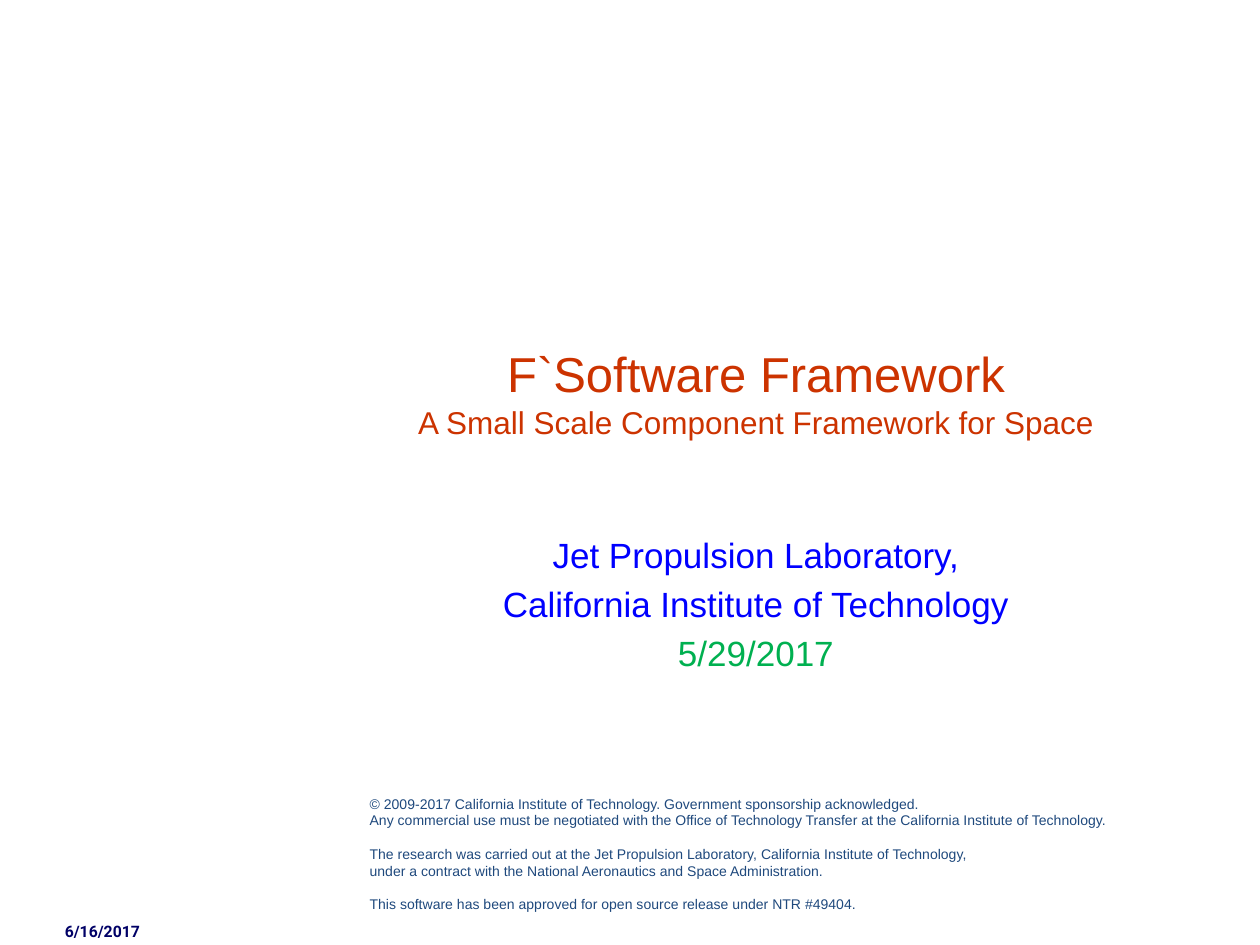
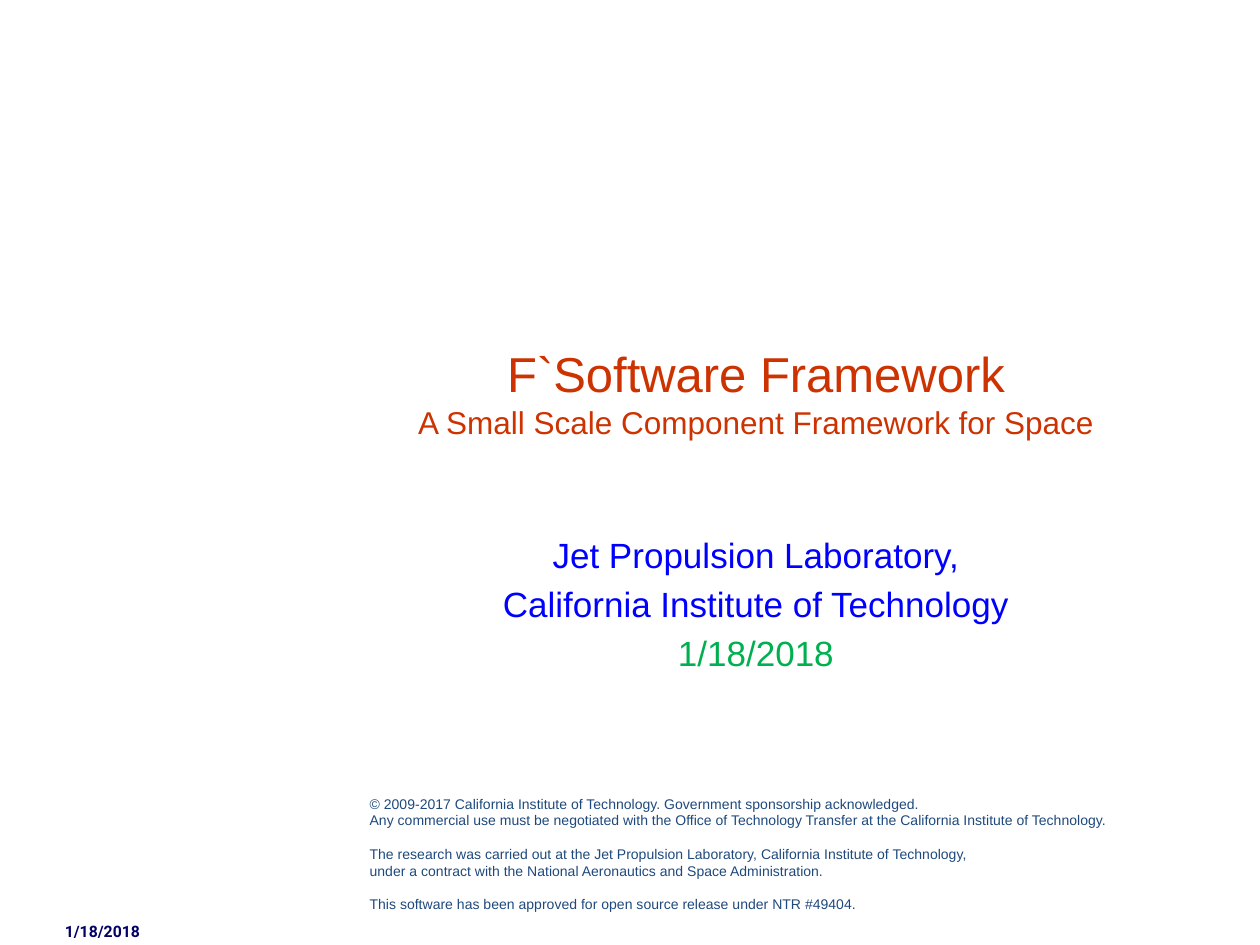
Before and after one commit to christianjeromeilustre/fprime-control, a slide deck: slide 1 of docs/Architecture/FPrimeArchitectureShort.pptx. Drawn at 1260x945 pixels with LibreOffice and Linux fonts; fonts in the diff are those of the drawing; background and template pictures are left out. Boxes give left, top, right and bottom in pixels: in the first picture for what was removed or moved away, otherwise in the second. Text is boxed around its words. In the diff, an @@ line names an element or a change of style, - is before the commit and + after.

```diff
--- a/docs/Architecture/FPrimeArchitectureShort.pptx
+++ b/docs/Architecture/FPrimeArchitectureShort.pptx
@@ subtitle at (x1=678, y1=640, x2=834, y2=667): text changed @@
-5/29/2017
+1/18/2018
@@ text at (x1=65, y1=925, x2=140, y2=938): text changed @@
-6/16/2017
+1/18/2018
```
Also in this commit, not shown: 7 other slides changed, 1 other file.
